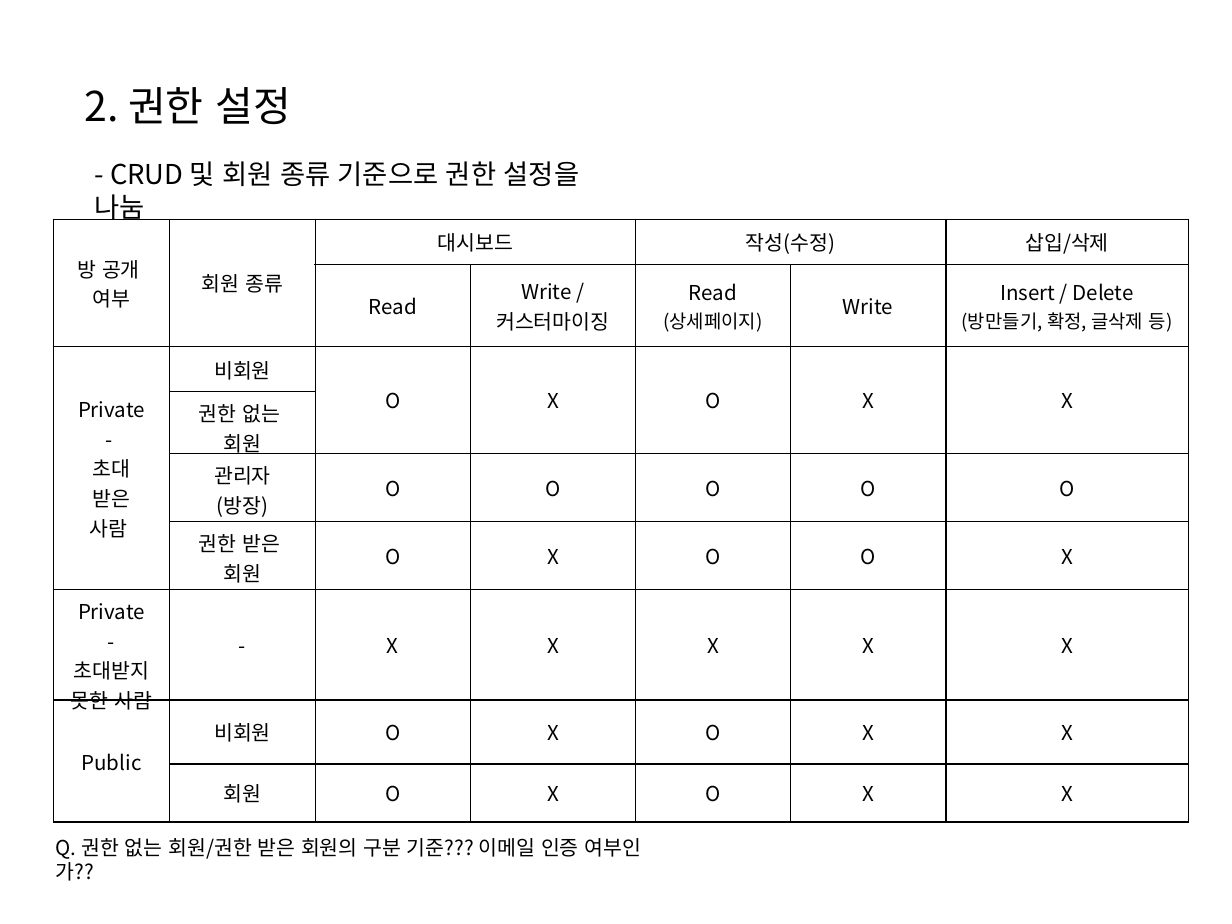
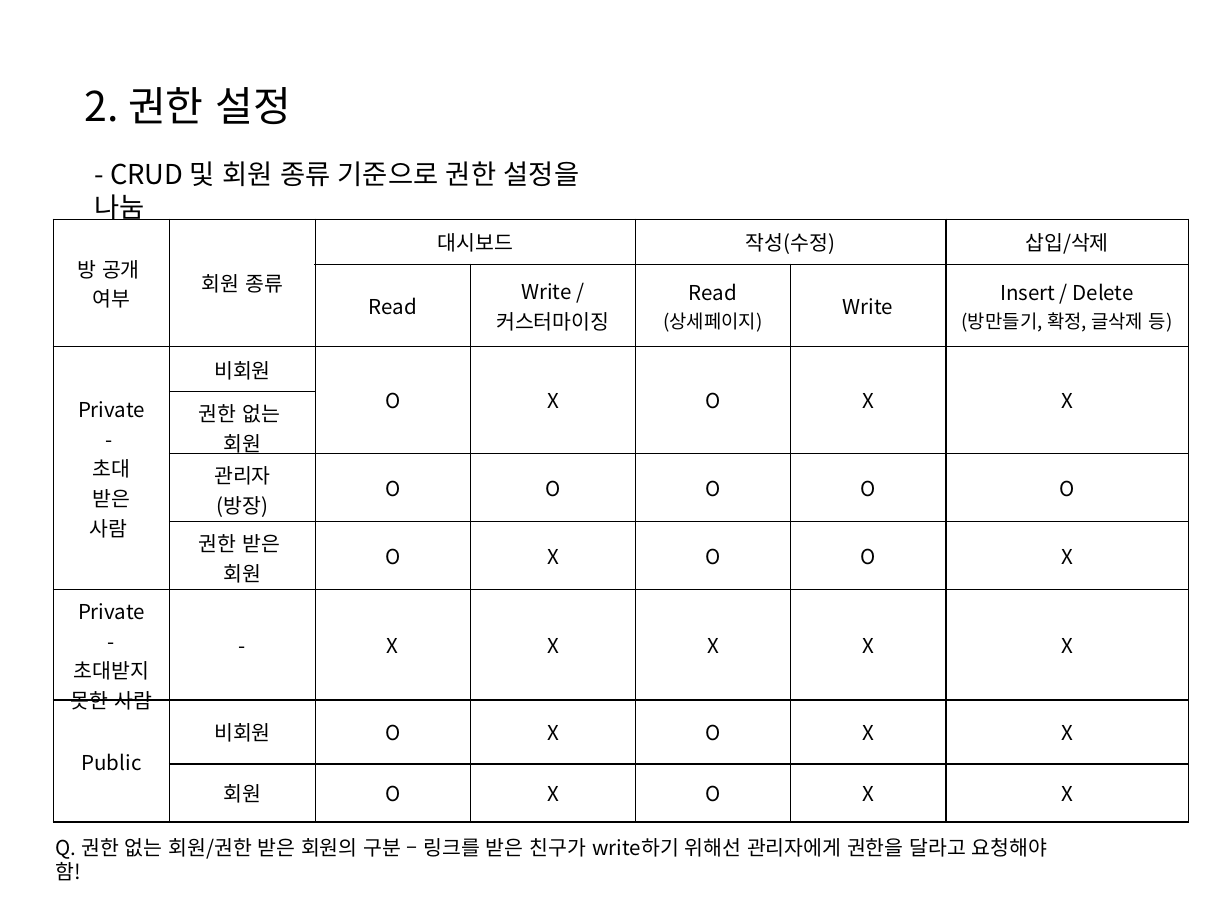
Before and after one commit to Devfarm-study/Toy-Project, a slide deck: slide 3 of MJ/08.초대방법및권한설정.pptx. Drawn at 1232x924 pixels with LibreOffice and Linux fonts; fonts in the diff are those of the drawing. Boxes give left, top, right and bottom in pixels: in the first picture for what was removed or moved away, otherwise in the second. Text is boxed around its words. In the diff, an @@ line names an element or a change of style, - is before the commit and + after.

```diff
--- a/MJ/08.초대방법및권한설정.pptx
+++ b/MJ/08.초대방법및권한설정.pptx
@@ text at box(56, 838, 1047, 881): text changed @@
-Q. 권한 없는 회원/권한 받은 회원의 구분 기준??? 이메일 인증 여부인가??
+Q. 권한 없는 회원/권한 받은 회원의 구분 – 링크를 받은 친구가 write하기 위해선 관리자에게 권한을 달라고 요청해야 함!
```
Also in this commit, not shown: 2 other files.
